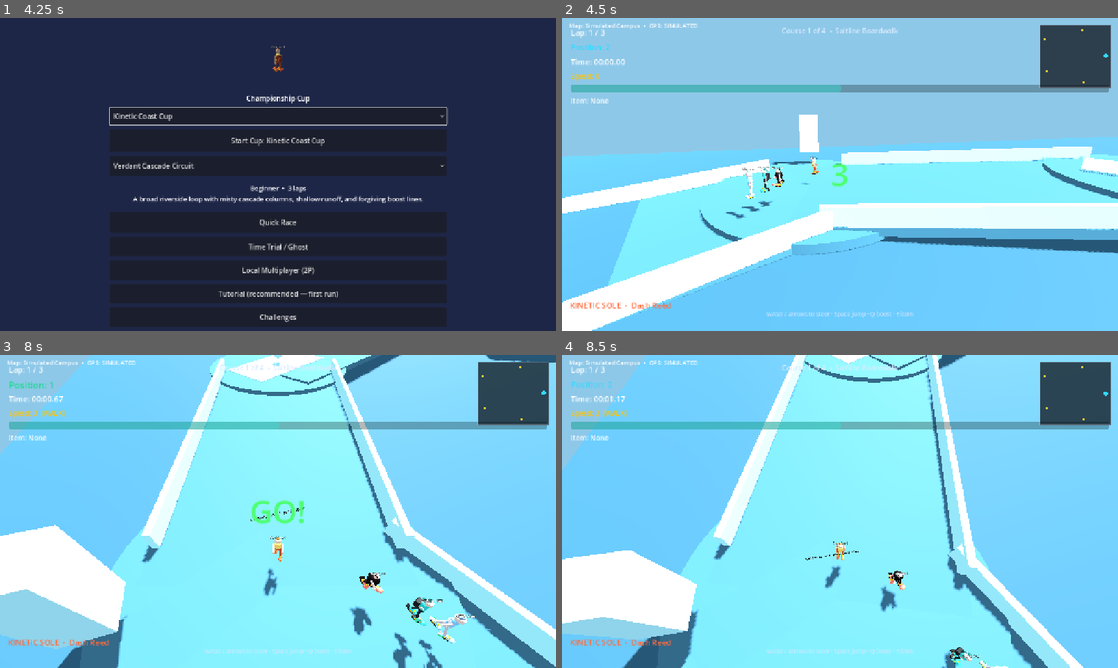
Above: before the commit, frames 1-4 (two rows, left to right).
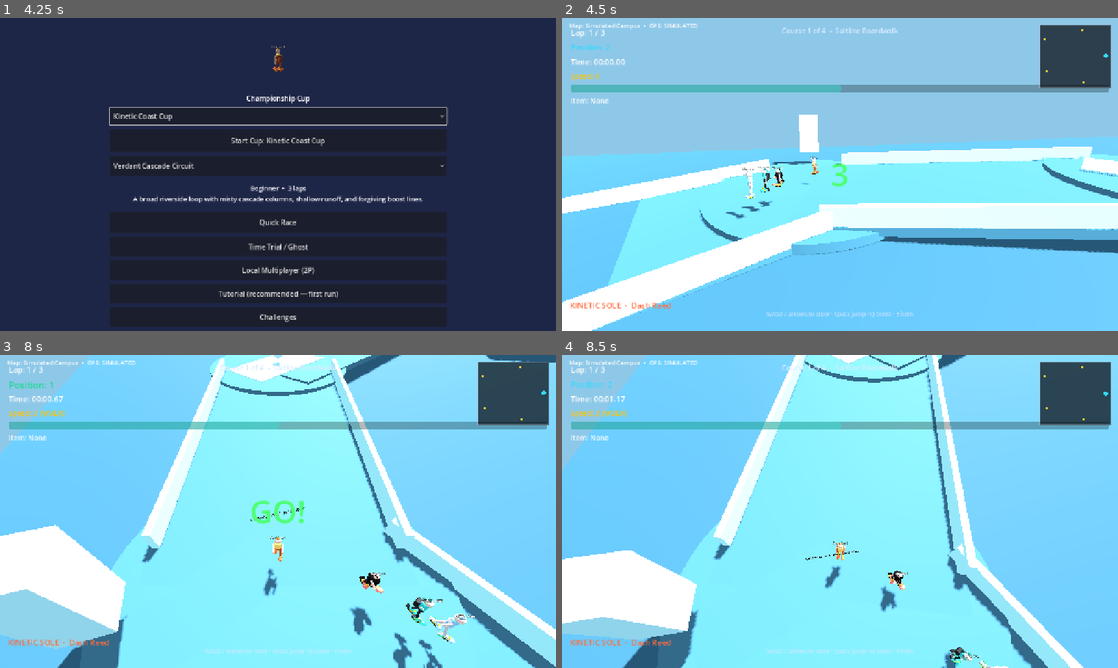
Above: after the commit, the same moments.

Repository: gunnchOS3k/pedestrian-pursuit
Game: Godot game, scene res://scenes/main/MainMenu.tscn
The game is run twice, just before and just after one commit, with the same random seed, the same clock (stepped at 60 frames per second) and the same inputs.
Inputs (mouse positions are in pixels of both pictures, inside the frame that each line leads up to):
- Up to frame 1 (4.25 s): click "Start Cup: Sole Surge Cup" at 0.5 s; click "Start Cup: Sole Surge Cup" at 1.25 s; click "Skip for now" at 2 s; click "Sole Surge Cup" at 2.75 s; click "Verdant Cascade Circuit" at 3.5 s
- Up to frame 2 (4.5 s): click "Start Cup: Kinetic Coast Cup" at 4.25 s
- Up to frame 3 (8 s): tap Enter (ui_accept) at 5, 7.25 s; move the mouse to (400, 495) at 5.02 s; hold D (move_right) 5.03-5.78 s; hold Q (boost) 5.03-5.78 s; click (400, 495) at 5.17 s; tap Space (jump) at 5.27, 5.57, 6.02, 6.32, 7.52, 7.82 s; move the mouse to (166, 527) at 5.77 s; hold S (brake) 5.78-6.53 s; tap Shift (drift) at 5.85 s; move the mouse to (333, 442) at 6.52 s; hold D (move_right) 6.53-7.28 s; hold Up (p2_accelerate) 6.53-7.28 s; move the mouse to (250, 574) at 7.27 s; hold W (accelerate) from 7.28 s (still down); tap . (p2_boost) at 7.35 s; click (250, 574) at 7.42 s
- Up to frame 4 (8.5 s): move the mouse to (1006, 558) at 8.02 s; release W (accelerate) at 8.03 s; hold A (move_left) from 8.03 s (still down); hold Down (p2_brake) from 8.03 s (still down); tap Space (jump) at 8.27 s

Frame 1 is identical in both runs. In frame 2, less than 0.1% of the frame differs, in the area x 1-76%, y 45-96%; in frame 3, less than 0.1%; in frame 4, less than 0.1%, in the area x 23-92%, y 3-100%.

Commit message:
Keep Cup 1–2 banks visual-only so Gate AI can finish laps.
Restore in-tree look_at segment orientation and stop rolling StaticBody
colliders from bank_bias; landmarks and bank metadata still mark upgrades.

Co-authored-by: Cursor <cursoragent@cursor.com>

Diff:
--- a/scripts/tracks/CourseTrack.gd
+++ b/scripts/tracks/CourseTrack.gd
@@ -276,20 +276,28 @@
 	body.collision_mask = 0
 	parent.add_child(body)
 	var mid := (start_point + end_point) * 0.5 + Vector3(0.0, -0.3, 0.0)
-	## Flatten look target so pitch is applied once via atan2 (avoids look_at + pitch double-count).
-	var flat_dir := Vector3(end_point.x - mid.x, 0.0, end_point.z - mid.z)
-	if flat_dir.length_squared() < 0.0001:
-		flat_dir = Vector3(0.0, 0.0, -1.0)
-	## Tree-safe orientation — look_at() fails when CourseTrack is not yet inside the scene tree.
-	body.transform = Transform3D(Basis.looking_at(flat_dir, Vector3.UP), mid)
-	## Bank / ramp pitch from authored elevation — presentation + collision, not teleport.
+	var look_target := end_point + Vector3(0.0, -0.3, 0.0)
+	## Prefer look_at when in-tree (race scenes). Fall back when CourseTrack builds off-tree.
+	if body.is_inside_tree():
+		body.global_position = mid
+		if body.global_position.distance_squared_to(look_target) > 0.04:
+			body.look_at(look_target, Vector3.UP)
+	else:
+		var flat_dir := Vector3(look_target.x - mid.x, 0.0, look_target.z - mid.z)
+		if flat_dir.length_squared() < 0.0001:
+			flat_dir = Vector3(0.0, 0.0, -1.0)
+		body.transform = Transform3D(Basis.looking_at(flat_dir, Vector3.UP), mid)
+	## Pitch collision for authored elevation only (no bank roll on collider — keeps Gate AI lines).
 	var rise := end_point.y - start_point.y
 	var flat_len := Vector2(end_point.x - start_point.x, end_point.z - start_point.z).length()
-	if flat_len > 0.5:
+	if flat_len > 0.5 and absf(rise) > 0.05:
+		## Flatten look then pitch once so look_at elevation is not double-counted.
+		var flat_end := Vector3(end_point.x, mid.y, end_point.z)
+		if body.is_inside_tree():
+			body.global_position = mid
+			if body.global_position.distance_squared_to(flat_end) > 0.04:
+				body.look_at(flat_end, Vector3.UP)
 		body.rotation.x += atan2(rise, flat_len)
-	var bank := float(_data.get("bank_bias", 0.0))
-	if absf(bank) > 0.001:
-		body.rotation.z += bank * sin(float(index) * 0.7)
 
 	var surface_size := Vector3(_lane_width, 0.6, length + _lane_width * 0.4)
 	var shape := BoxShape3D.new()
@@ -341,6 +349,10 @@
 		track_mat.metallic = 0.12
 		track_mat.albedo_color = track_mat.albedo_color.lerp(Color(0.22, 0.24, 0.28), 0.2)
 	visual.material_override = track_mat
+	## Visual bank only — do not roll the StaticBody (Gate AI lines stay lap-safe).
+	var bank := float(_data.get("bank_bias", 0.0))
+	if absf(bank) > 0.001:
+		visual.rotation.z = bank * sin(float(index) * 0.7)
 	body.add_child(visual)
 
 	if bool(_data.get("guard_rails", false)):
--- a/tests/ChampionshipCatalogTest.gd
+++ b/tests/ChampionshipCatalogTest.gd
@@ -60,12 +60,14 @@
 		elif course.get_checkpoints().size() < 4:
 			failures.append("checkpoints %s" % sample)
 		course.queue_free()
-	## Cups 1–2: banked/landmark upgrade on lap-safe flat racing lines.
+	## Cups 1–2: championship_upgraded with landmarks; collision stays lap-safe.
 	var prism := TrackCatalogScript.load_track("prism_apex")
-	if absf(float(prism.get("bank_bias", 0.0))) < 0.05:
-		failures.append("prism_apex missing bank upgrade")
+	if str(prism.get("geometry_status", "")) != "championship_upgraded":
+		failures.append("prism_apex not championship_upgraded")
 	if (prism.get("landmarks", []) as Array).is_empty():
 		failures.append("prism_apex missing landmarks")
+	if absf(float(prism.get("bank_bias", 0.0))) < 0.05:
+		failures.append("prism_apex missing bank metadata")
 	## Cup 3 Metro Motion: authored path elevation on raceable geometry.
 	for tid in ["transit_spiral", "sneaker_city_sprintway"]:
 		var d := TrackCatalogScript.load_track(tid)
